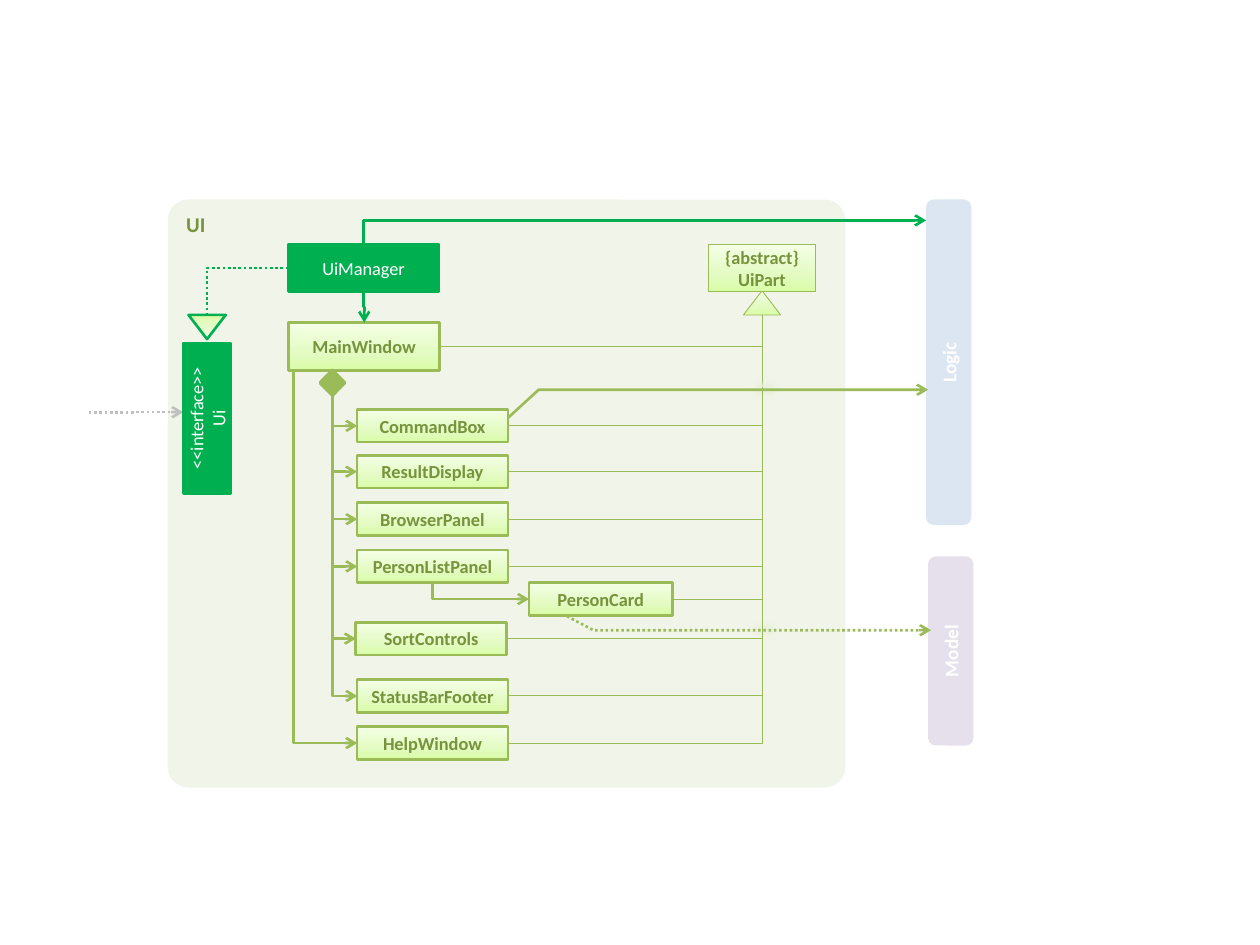
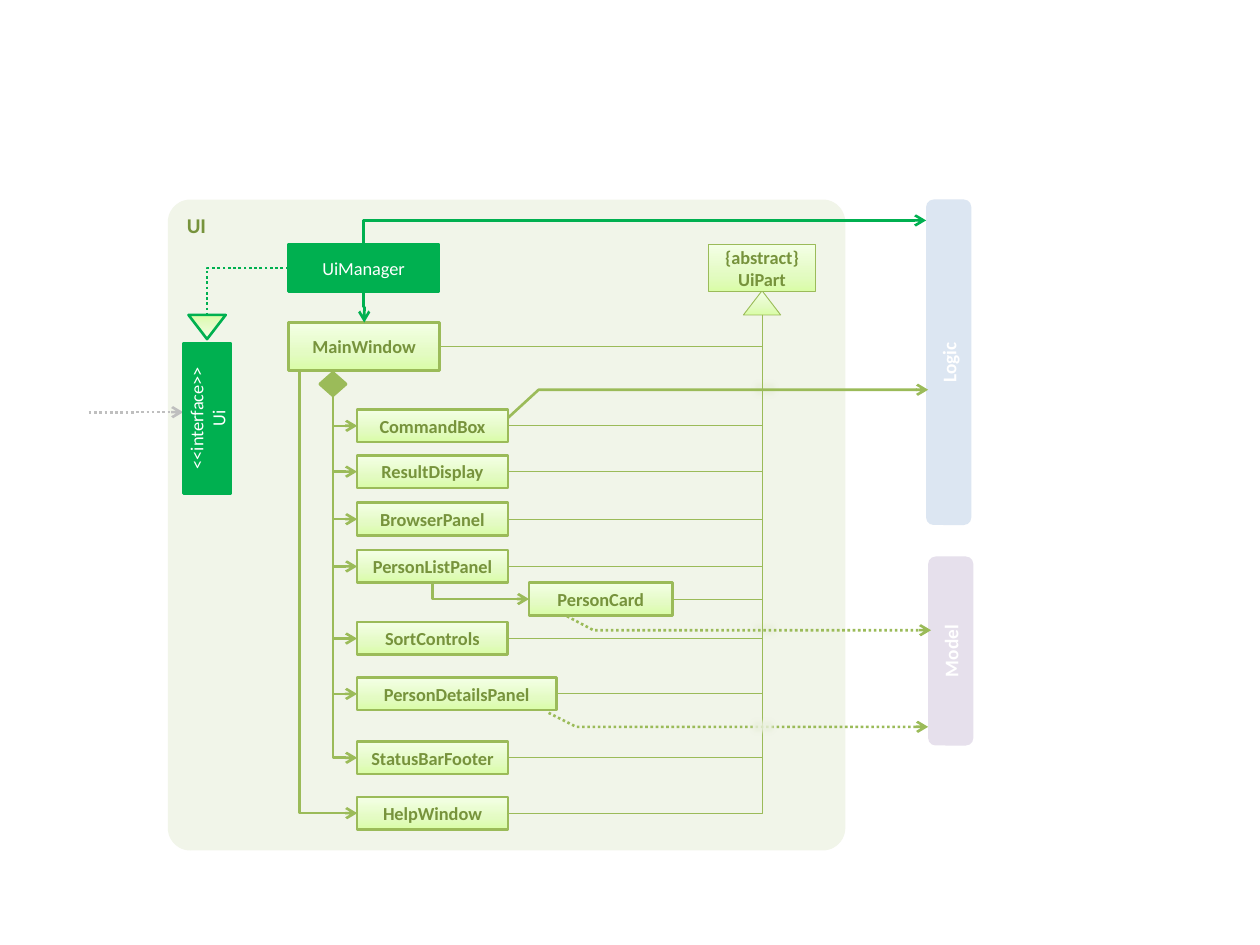
Before and after one commit to syy94/main, a slide deck: slide 1 of docs/diagrams/UiComponentClassDiagram.pptx. Drawn at 1260x945 pixels with LibreOffice and Linux fonts; fonts in the diff are those of the drawing. Boxes give left, top, right and bottom in pixels: in the first picture for what was removed or moved away, otherwise in the second. Text is boxed around its words. In the diff, an @@ line names an element or a change of style, - is before the commit and + after.

```diff
--- a/docs/diagrams/UiComponentClassDiagram.pptx
+++ b/docs/diagrams/UiComponentClassDiagram.pptx
@@ rounded rectangle "UI": place and size @@
-rounded rectangle "UI" at (168, 199, 845, 788)
+rounded rectangle "UI" at (168, 199, 845, 850)
@@ elbow line moved from (762, 315) - (508, 696) to (762, 315) - (508, 757) @@
@@ elbow line moved from (762, 315) - (508, 743) to (762, 315) - (508, 813) @@
@@ elbow line added from (762, 315) to (557, 694), #9BBB59 0.5 pt @@
@@ elbow arrow moved from (294, 370) - (358, 743) to (300, 370) - (358, 813) @@
@@ elbow arrow moved from (333, 396) - (358, 696) to (333, 396) - (358, 757) @@
@@ elbow arrow added from (333, 396) to (357, 694), #9BBB59 1.5 pt @@
@@ rectangle added at (357, 678, 556, 711), fill gradient #DAFDA7 to #E4FCC2 to #F5FFE7, outline #9BBB59 1.5 pt, 10.5 pt, text #77933C, bold @@
+PersonDetailsPanel
@@ freeform shape added at (548, 713, 927, 727), outline #9BBB59 1.5 pt dashed @@
@@ rectangle added at (747, 716, 779, 738), fill #EBF1DE at 80% opacity @@
@@ rectangle "StatusBarFooter": place and size @@
-rectangle "StatusBarFooter" at (358, 679, 509, 712)
+rectangle "StatusBarFooter" at (358, 741, 509, 774)
@@ rectangle "HelpWindow": place and size @@
-rectangle "HelpWindow" at (358, 727, 509, 760)
+rectangle "HelpWindow" at (358, 796, 509, 829)
```
Also in this commit, not shown: 13 other files.
